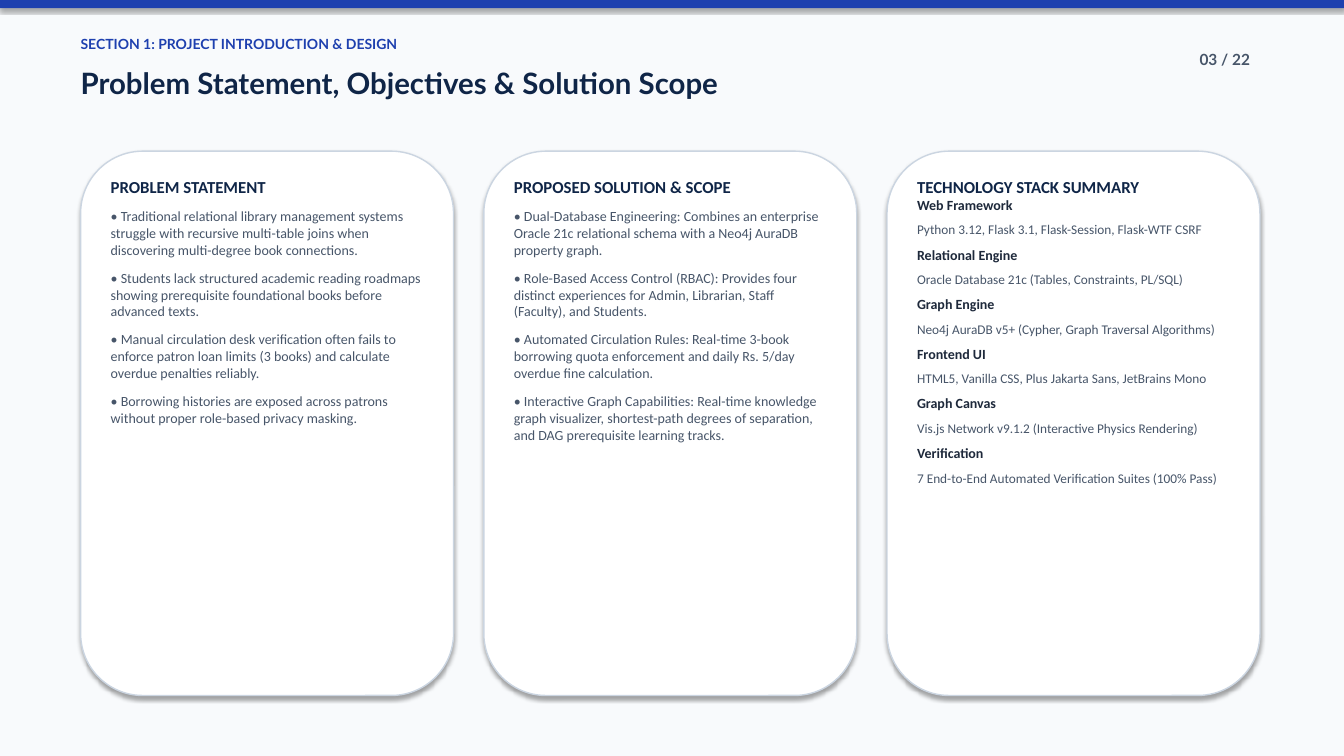
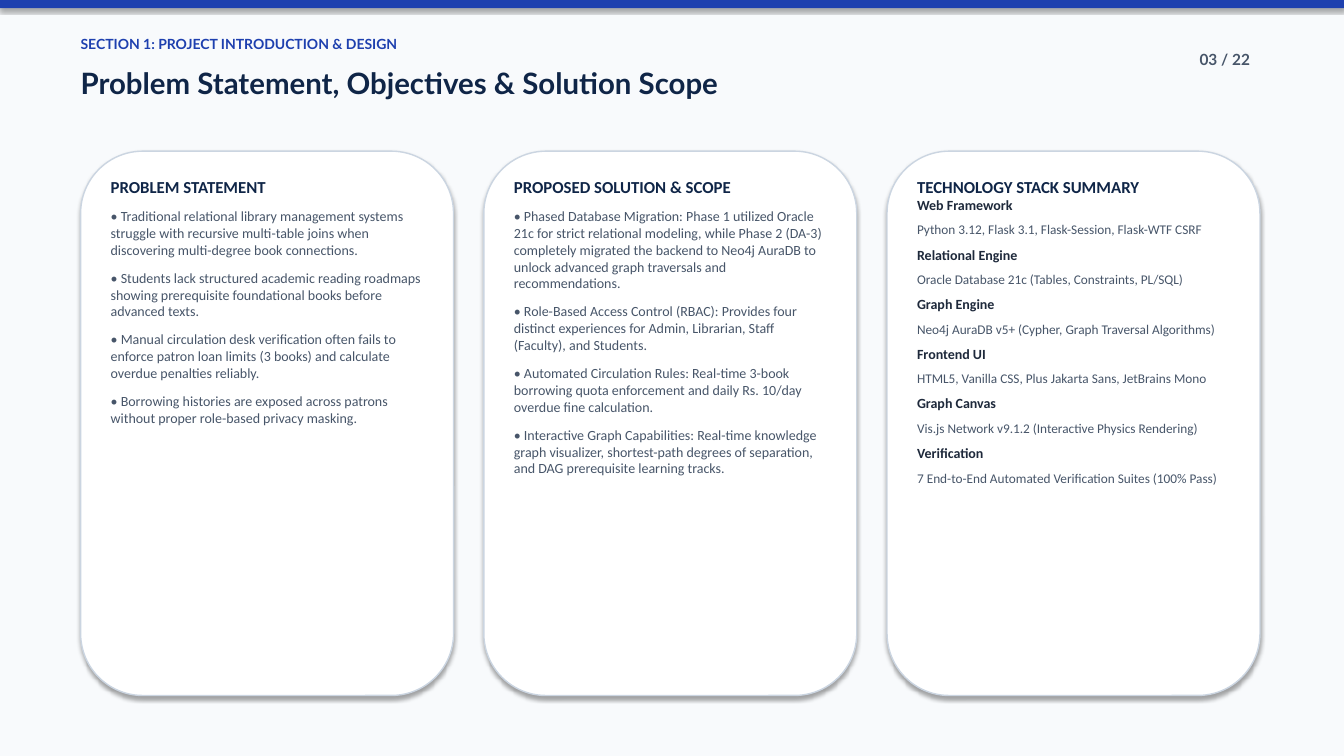
Before and after one commit to Karthi16-png/LIBRARAY-MANAGEMENT-SYSTEM, a slide deck: slide 3 of VITCC_Library_Management_System_Presentation.pptx. Drawn at 1344x756 pixels with LibreOffice and Linux fonts; fonts in the diff are those of the drawing. Boxes give left, top, right and bottom in pixels: in the first picture for what was removed or moved away, otherwise in the second. Text is boxed around its words. In the diff, an @@ line names an element or a change of style, - is before the commit and + after.

Commit message:
fix(presentation): align narrative to Phase 1 vs Phase 2 migration and update fine calculation to Rs 10/day

```diff
--- a/VITCC_Library_Management_System_Presentation.pptx
+++ b/VITCC_Library_Management_System_Presentation.pptx
@@ text at [514,211,822,288]: text changed @@
-• Dual-Database Engineering: Combines an enterprise Oracle 21c relational schema with a Neo4j AuraDB property graph.
+• Phased Database Migration: Phase 1 utilized Oracle 21c for strict relational modeling, while Phase 2 (DA-3) completely migrated the backend to Neo4j AuraDB to unlock advanced graph traversals and recommendations.
@@ text at [514,368,802,412]: text changed @@
-• Automated Circulation Rules: Real-time 3-book borrowing quota enforcement and daily Rs. 5/day overdue fine calculation.
+• Automated Circulation Rules: Real-time 3-book borrowing quota enforcement and daily Rs. 10/day overdue fine calculation.
```
Also in this commit, not shown: 4 other slides changed, 2 other files.
